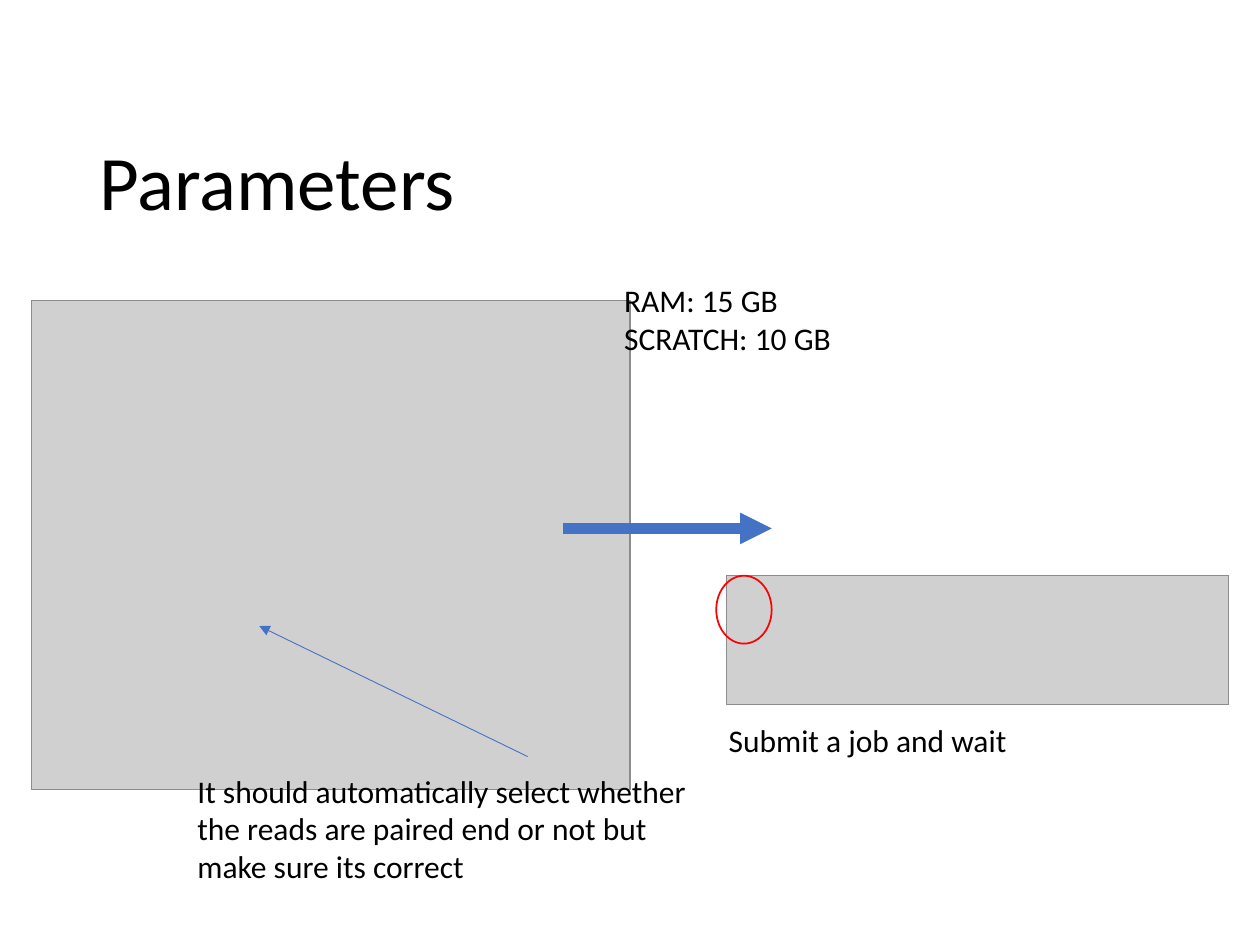
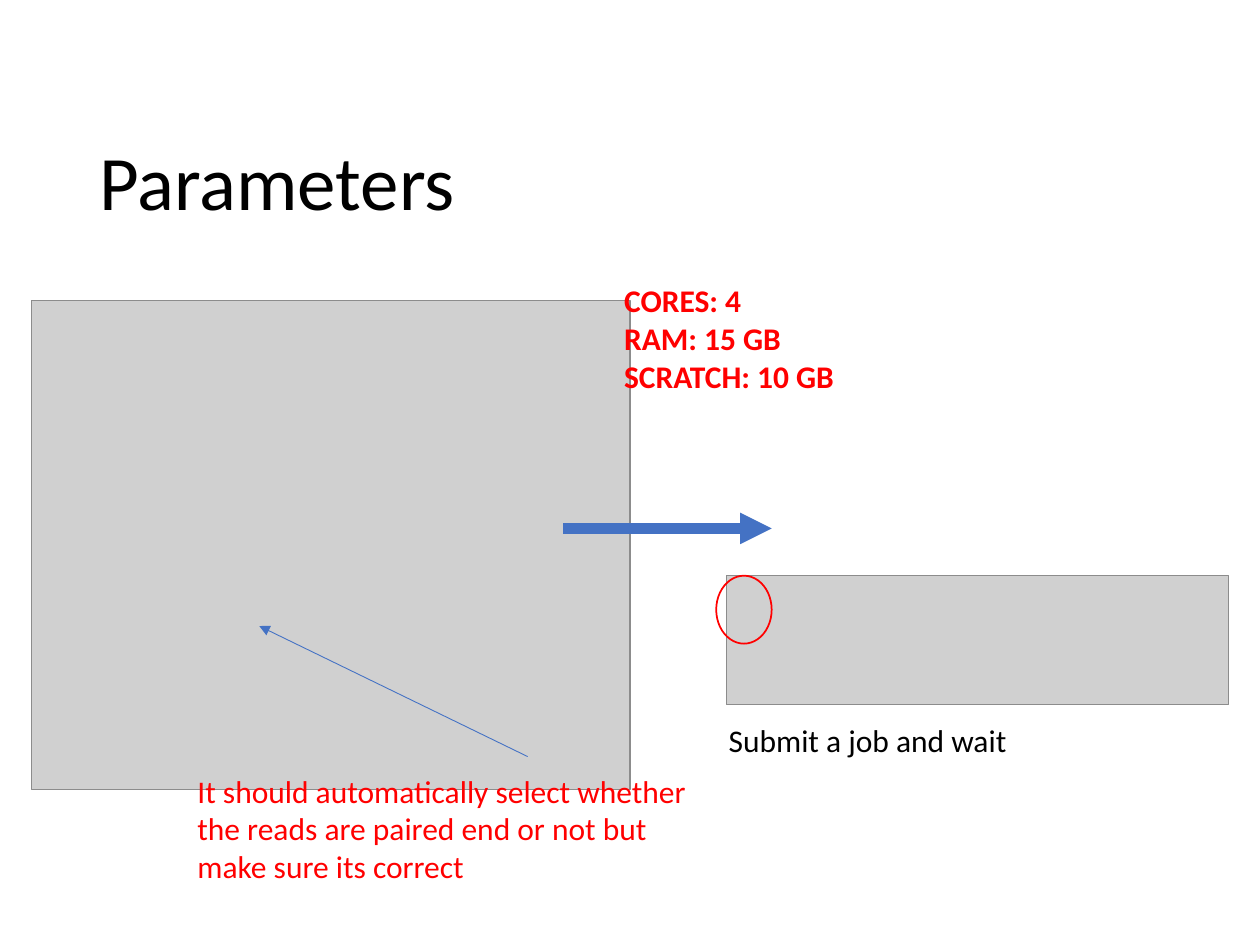
Before and after one commit to zajacn/metagenomics_course_FGCZ, a slide deck: slide 4 of instructions/FastQC.pptx. Drawn at 1260x945 pixels with LibreOffice and Linux fonts; fonts in the diff are those of the drawing; grey boxes stand for pictures; background and template pictures are left out. Boxes give left, top, right and bottom in pixels: in the first picture for what was removed or moved away, otherwise in the second. Text is boxed around its words. In the diff, an @@ line names an element or a change of style, - is before the commit and + after.

```diff
--- a/instructions/FastQC.pptx
+++ b/instructions/FastQC.pptx
@@ text at <box>624,291,741,320</box>: paragraph added @@
+CORES: 4
@@ text at <box>624,324,834,396</box>: text colour #000000 to #FF0000, bold on in "RAM: 15 GB", "SCRATCH: 10 GB" @@
@@ text "It should automatically select whether ..." at <box>197,776,685,879</box>: text colour #000000 to #FF0000 @@
```
Also in this commit, not shown: 4 other slides changed, 3 other files.
